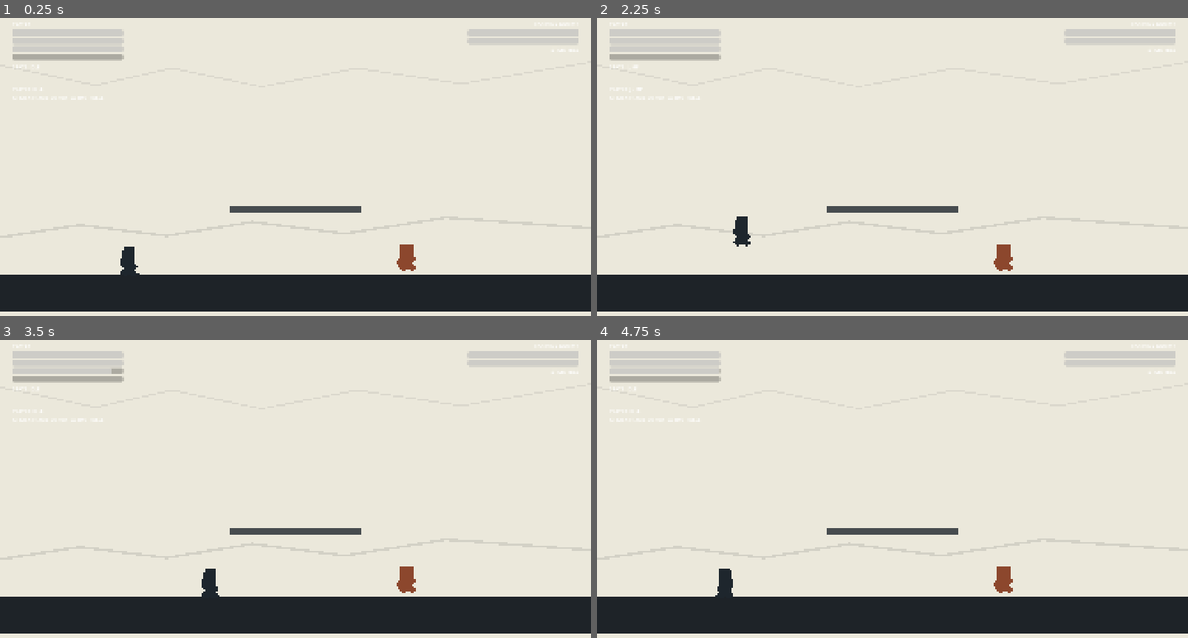
Above: before the commit, frames 1-4 (two rows, left to right).
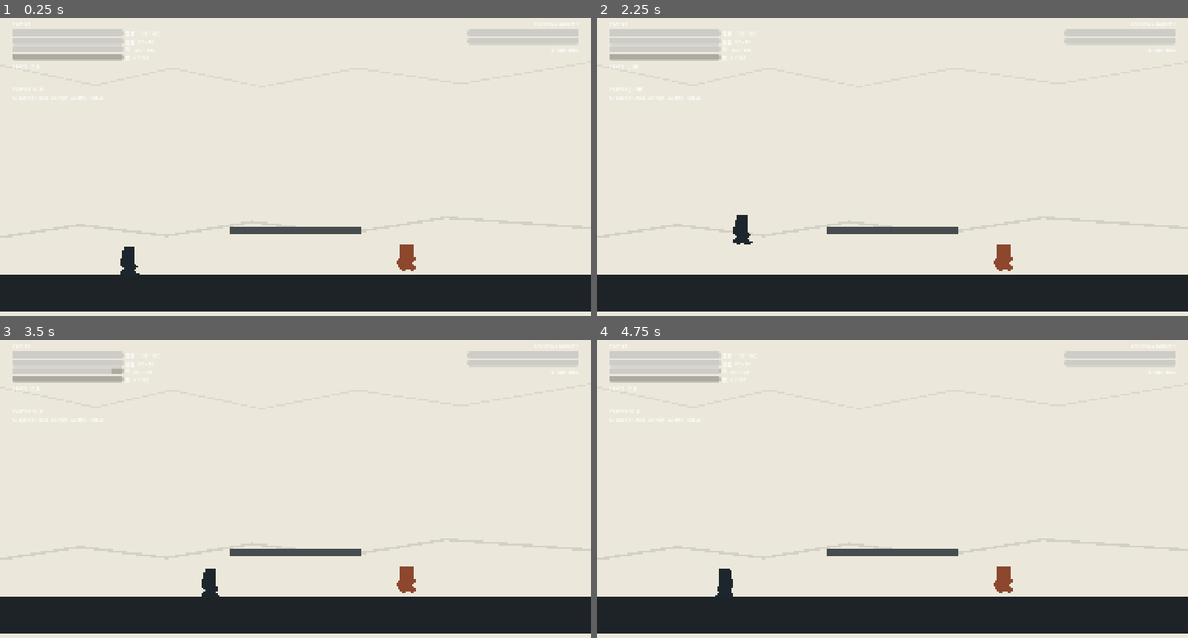
Above: after the commit, the same moments.

Repository: IcecreamDemon/twelve-zodiac-godot-demo
Game: Godot game, scene res://scenes/boot/main.tscn
Two runs of this game, one before a commit and one after it. Both use one fixed random seed, a clock stepped at 60 frames per second and the inputs below.
Inputs (mouse positions are in pixels of both pictures, inside the frame that each line leads up to):
- Up to frame 1 (0.25 s): no input
- Up to frame 2 (2.25 s): tap Enter at 0.5, 2 s; move the mouse to (1022, 158) at 0.52 s; hold D (move_right) 0.53-1.25 s; hold U (guard) 0.53-1.25 s; tap L (dodge) at 0.6 s; click (1022, 158) at 0.67 s; tap Space (jump) at 0.77, 1.07, 1.25, 2.1 s; drag from (774, 193) to (892, 292) at 1.27 s; move the mouse to (951, 101) at 2.02 s; hold D (move_right) from 2.03 s (still down)
- Up to frame 3 (3.5 s): tap L (dodge) at 2.3 s; release D (move_right) at 2.75 s; drag from (265, 563) to (118, 447) at 2.77 s
- Up to frame 4 (4.75 s): tap Space (jump) at 3.5, 3.77, 3.8, 4.07 s; move the mouse to (1069, 548) at 3.52 s; hold A (move_left) 3.53-4.25 s; tap F (burrow) at 3.6 s; drag from (715, 447) to (732, 521) at 4.27 s

The runs differ from the first frame. In frame 1, 1.1% of the frame differs, in the area x 21-62%, y 4-73%; in frame 2, 1.1%, in the area x 21-62%, y 4-77%; in frame 3, 1.1%; in frame 4, 1.1%.

Commit message:
fix: prevent collision sink and label combat resources

Diff:
--- a/scenes/actors/enemies/cleric_officer.tscn
+++ b/scenes/actors/enemies/cleric_officer.tscn
@@ -15,7 +15,7 @@
 
 [node name="ClericOfficer" type="CharacterBody2D" groups=["enemy"]]
 collision_layer = 4
-collision_mask = 3
+collision_mask = 1
 script = ExtResource("1_enemy")
 profile = ExtResource("2_profile")
 
--- a/scenes/actors/enemies/guardian.tscn
+++ b/scenes/actors/enemies/guardian.tscn
@@ -15,7 +15,7 @@
 
 [node name="Guardian" type="CharacterBody2D" groups=["enemy"]]
 collision_layer = 4
-collision_mask = 3
+collision_mask = 1
 script = ExtResource("1_enemy")
 profile = ExtResource("2_profile")
 max_juggle_hits = 2
--- a/scenes/actors/enemies/old_self.tscn
+++ b/scenes/actors/enemies/old_self.tscn
@@ -15,7 +15,7 @@
 
 [node name="OldSelf" type="CharacterBody2D" groups=["enemy", "old_self"]]
 collision_layer = 4
-collision_mask = 3
+collision_mask = 1
 script = ExtResource("1_old_self")
 profile = ExtResource("2_profile")
 
--- a/scenes/actors/enemies/tian_bing.tscn
+++ b/scenes/actors/enemies/tian_bing.tscn
@@ -15,7 +15,7 @@
 
 [node name="TianBing" type="CharacterBody2D" groups=["enemy"]]
 collision_layer = 4
-collision_mask = 3
+collision_mask = 1
 script = ExtResource("1_enemy")
 profile = ExtResource("2_profile")
 
--- a/scenes/actors/training_dummy.tscn
+++ b/scenes/actors/training_dummy.tscn
@@ -13,7 +13,7 @@
 
 [node name="TrainingDummy" type="CharacterBody2D" groups=["training_dummy"]]
 collision_layer = 4
-collision_mask = 3
+collision_mask = 1
 script = ExtResource("1_dummy")
 
 [node name="CollisionShape2D" type="CollisionShape2D" parent="."]
--- a/scenes/tests/combat_lab.tscn
+++ b/scenes/tests/combat_lab.tscn
@@ -50,7 +50,7 @@
 shape = SubResource("RectangleShape2D_ground")
 
 [node name="Platform" type="StaticBody2D" parent="."]
-position = Vector2(960, 650)
+position = Vector2(960, 720)
 collision_layer = 1
 collision_mask = 0
 
@@ -117,6 +117,34 @@
 offset_bottom = 164.0
 show_percentage = false
 value = 0.0
+
+[node name="PlayerHealthLabel" type="Label" parent="CombatHud/Root"]
+offset_left = 408.0
+offset_top = 64.0
+offset_right = 560.0
+offset_bottom = 86.0
+text = "生命  100 / 100"
+
+[node name="PlayerPostureLabel" type="Label" parent="CombatHud/Root"]
+offset_left = 408.0
+offset_top = 92.0
+offset_right = 560.0
+offset_bottom = 112.0
+text = "架势  80 / 80"
+
+[node name="PlayerQiLabel" type="Label" parent="CombatHud/Root"]
+offset_left = 408.0
+offset_top = 118.0
+offset_right = 560.0
+offset_bottom = 138.0
+text = "气  100 / 100"
+
+[node name="PlayerShiLabel" type="Label" parent="CombatHud/Root"]
+offset_left = 408.0
+offset_top = 144.0
+offset_right = 560.0
+offset_bottom = 164.0
+text = "势  0 / 100"
 
 [node name="PlayerStateLabel" type="Label" parent="CombatHud/Root"]
 offset_left = 40.0
--- a/scripts/actors/player/player_controller.gd
+++ b/scripts/actors/player/player_controller.gd
@@ -32,8 +32,8 @@
 @export_range(0.0, 1000.0, 1.0) var move_speed: float = 380.0
 @export_range(0.0, 6000.0, 1.0) var ground_acceleration: float = 2600.0
 @export_range(0.0, 6000.0, 1.0) var ground_deceleration: float = 3000.0
-@export_range(0.0, 5000.0, 1.0) var gravity: float = 1600.0
-@export_range(0.0, 2000.0, 1.0) var jump_velocity: float = 850.0
+@export_range(0.0, 5000.0, 1.0) var gravity: float = 2200.0
+@export_range(0.0, 2000.0, 1.0) var jump_velocity: float = 900.0
 @export_range(0.0, 128.0, 1.0) var floor_snap_length_pixels: float = 8.0
 @export_range(1, 30, 1) var parry_active_frames: int = 8
 @export_range(0, 120, 1) var parry_recovery_frames: int = 14
--- a/scripts/ui/combat_hud.gd
+++ b/scripts/ui/combat_hud.gd
@@ -5,6 +5,10 @@
 @onready var player_posture_bar: ProgressBar = $Root/PlayerPostureBar
 @onready var player_qi_bar: ProgressBar = $Root/PlayerQiBar
 @onready var player_shi_bar: ProgressBar = $Root/PlayerShiBar
+@onready var player_health_label: Label = $Root/PlayerHealthLabel
+@onready var player_posture_label: Label = $Root/PlayerPostureLabel
+@onready var player_qi_label: Label = $Root/PlayerQiLabel
+@onready var player_shi_label: Label = $Root/PlayerShiLabel
 @onready var player_state_label: Label = $Root/PlayerStateLabel
 @onready var dummy_health_bar: ProgressBar = $Root/DummyHealthBar
 @onready var dummy_posture_bar: ProgressBar = $Root/DummyPostureBar
@@ -36,6 +40,22 @@
 	player_qi_bar.max_value = _player.qi.max_qi
 	player_shi_bar.value = _player.shi.current_shi
 	player_shi_bar.max_value = _player.shi.max_shi
+	player_health_label.text = "生命  %d / %d" % [
+		roundi(_player.health.current_health),
+		roundi(_player.health.max_health),
+	]
+	player_posture_label.text = "架势  %d / %d" % [
+		roundi(_player.posture.current_posture),
+		roundi(_player.posture.max_posture),
+	]
+	player_qi_label.text = "气  %d / %d" % [
+		roundi(_player.qi.current_qi),
+		roundi(_player.qi.max_qi),
+	]
+	player_shi_label.text = "势  %d / %d" % [
+		roundi(_player.shi.current_shi),
+		roundi(_player.shi.max_shi),
+	]
 	player_state_label.text = "STATE  %s" % String(_player.state_machine.current_state).to_upper()
 
 	dummy_health_bar.value = _dummy.health.current_health
--- a/tests/combat/dodge_collision_test.gd
+++ b/tests/combat/dodge_collision_test.gd
@@ -19,6 +19,7 @@
 	var dummy := lab.get_node("TrainingDummy") as TrainingDummy
 	dummy.global_position = player.global_position + Vector2(82.0, 0.0)
 	var dummy_start_x := dummy.global_position.x
+	var dummy_start_y := dummy.global_position.y
 	await physics_frame
 
 	player._start_dodge(1.0)
@@ -30,6 +31,8 @@
 		failures.append("Player passed into or through the enemy body during dodge.")
 	if absf(dummy.global_position.x - dummy_start_x) > 2.0:
 		failures.append("Player pushed the enemy while dodging.")
+	if absf(dummy.global_position.y - dummy_start_y) > 0.5:
+		failures.append("Enemy moved vertically during a dodge collision.")
 
 	if failures.is_empty():
 		print("DODGE COLLISION TEST PASS: enemy bodies block dodge movement.")
--- a/tests/combat/movement_tuning_test.gd
+++ b/tests/combat/movement_tuning_test.gd
@@ -1,19 +1,32 @@
 extends SceneTree
 
 func _initialize() -> void:
+	_run.call_deferred()
+
+
+func _run() -> void:
 	var failures: Array[String] = []
 	var player_scene := preload("res://scenes/actors/player/player.tscn")
 	var player := player_scene.instantiate() as PlayerController
 	root.add_child(player)
+	await process_frame
 
 	if player.move_speed < 360.0:
 		failures.append("Move speed is below the tuned prototype baseline.")
-	if player.jump_velocity < 800.0:
+	if player.jump_velocity < 880.0:
 		failures.append("Jump velocity is below the tuned prototype baseline.")
+	if player.gravity < 2000.0:
+		failures.append("Gravity is below the tuned prototype baseline.")
 	if player.dodge_speed < 440.0:
 		failures.append("Dodge speed is below the tuned prototype baseline.")
 	if player.collision_mask != 5:
 		failures.append("Player collision mask does not include ground and enemies.")
+	var lab_scene := preload("res://scenes/tests/combat_lab.tscn")
+	var lab := lab_scene.instantiate()
+	var platform := lab.get_node_or_null("Platform") as Node2D
+	if platform != null and platform.position.y > 740.0:
+		failures.append("Combat Lab platform is still too high.")
+	lab.free()
 
 	if failures.is_empty():
 		print("MOVEMENT TUNING TEST PASS: speed, jump, dodge, and collision mask are valid.")
